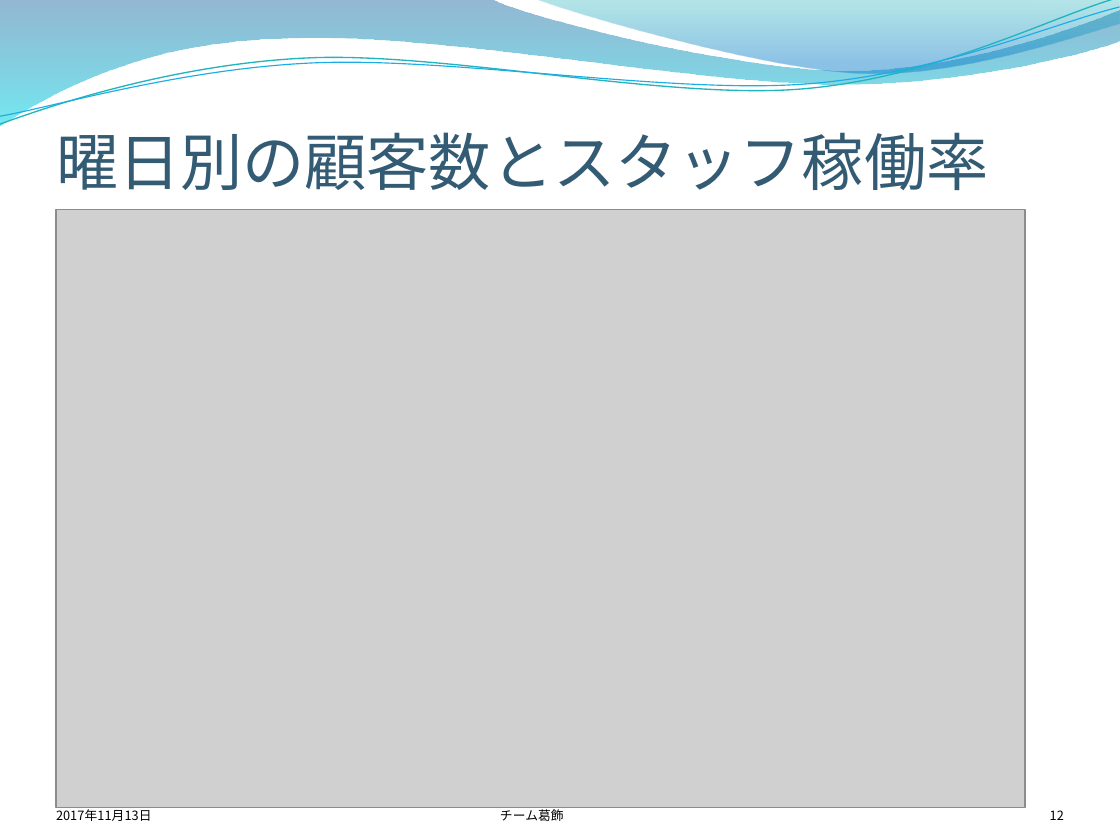
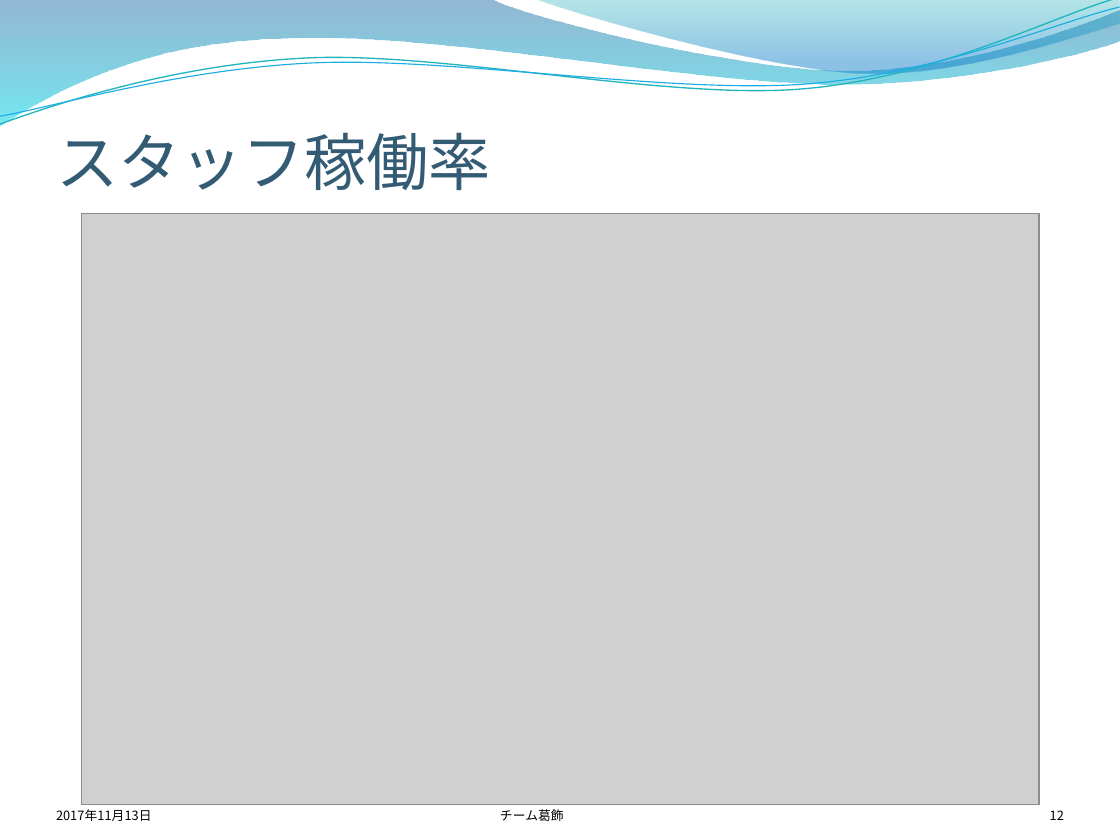
Before and after one commit to takuto0831/DataComp2017, a slide deck: slide 12 of report/中間報告改2.pptx. Drawn at 1120x840 pixels with LibreOffice and Linux fonts; fonts in the diff are those of the drawing; grey boxes stand for pictures; background and template pictures are left out. Boxes give left, top, right and bottom in pixels: in the first picture for what was removed or moved away, otherwise in the second. Text is boxed around its words. In the diff, an @@ line names an element or a change of style, - is before the commit and + after.

```diff
--- a/report/中間報告改2.pptx
+++ b/report/中間報告改2.pptx
@@ title at bbox=[56, 132, 491, 190]: text changed @@
-曜日別の顧客数とスタッフ稼働率
+スタッフ稼働率
@@ picture: place and size @@
-picture at bbox=[56, 209, 1025, 808]
+picture at bbox=[81, 214, 1038, 805]
```
Also in this commit, not shown: 8 other slides changed, 2 other files.
